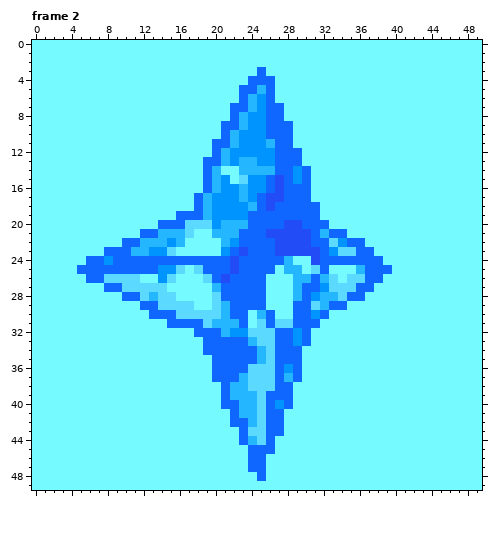
A pixel-art file gets an edit: dev/Sprites/Subsandwich/Stage Elements/ConcentratedGem.ase. The picture above is the old version.
50x50 pixels, 20 frames. Shown: frame 2. The commit also changed other frames, which this record leaves out.
The same view after the edit:
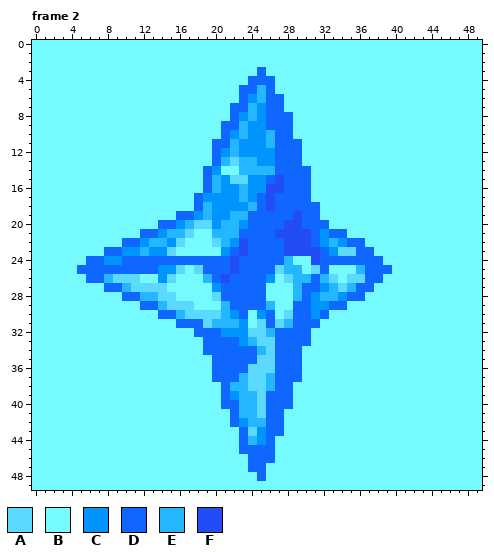
Palette (. is transparent): A #5cd9ff  B #75faff  C #0094ff  D #0f67ff  E #24b6ff  F #224cf5
Change:
layer "Layer 2" added
--- frame 2, layer "Layer 2"
@@ x 6..37 @@
  5 BBBBBBBBBBBBBBBBBDDEDBBBBBBBBBBB
- 6 BBBBBBBBBBBBBBBBBDECDBBBBBBBBBBB
+ 6 BBBBBBBBBBBBBBBBBDCEDDBBBBBBBBBB
  7 BBBBBBBBBBBBBBBBDDECDDBBBBBBBBBB
- 8 BBBBBBBBBBBBBBBBDECCDDBBBBBBBBBB
+ 8 BBBBBBBBBBBBBBBBDCECDDDBBBBBBBBB
  9 BBBBBBBBBBBBBBBDDECCDDDBBBBBBBBB
-10 BBBBBBBBBBBBBBBDECCCDDDBBBBBBBBB
-11 BBBBBBBBBBBBBBDDECCCEDDBBBBBBBBB
-12 BBBBBBBBBBBBBBDECCCCCDDDBBBBBBBB
-13 BBBBBBBBBBBBBDDECEECCDDDBBBBBBBB
-14 BBBBBBBBBBBBBDEBBEEEEDDCDBBBBBBB
-15 BBBBBBBBBBBBBDECBACCDFDCDBBBBBBB
-16 BBBBBBBBBBBBBDECCECCDFDDDBBBBBBB
-17 BBBBBBBBBBBBDECCCECDFFDDDBBBBBBB
+10 BBBBBBBBBBBBBBBDCECCEDDBBBBBBBBB
+11 BBBBBBBBBBBBBBDDECCCEDDDBBBBBBBB
+12 BBBBBBBBBBBBBBDCECCCCDDDBBBBBBBB
+13 BBBBBBBBBBBBBBDEAEECCDDDBBBBBBBB
+14 BBBBBBBBBBBBBDCBBEEEEDDDDBBBBBBB
+15 BBBBBBBBBBBBBDECAACCDFDDDBBBBBBB
+16 BBBBBBBBBBBBBDECCECCFFDDDBBBBBBB
+17 BBBBBBBBBBBBDCCCCECDFDDDDBBBBBBB
 18 BBBBBBBBBBBBDECCCCEDFDDDDDBBBBBB
-19 BBBBBBBBBBDDDECCCCDDDDDDDDBBBBBB
-20 BBBBBBBBDDDAAACEEEDDDDFFDDDBBBBB
-21 BBBBBBDDEEEABBEEEDDDFFFFFDEDDBBB
-22 BBBBDDEEECEBBBBECDDDDFFFFDDACDDB
-23 BBDDDEECCABBBBBCDFDDDFFFFFDCAADD
-24 DDCDDDDDDDDDDDDDFDDDDDEBBFDDDDDD
-25 DDDDDDDDCCABADDDFDDDDBEEBADBBBED
-26 DDAAAABBCABBBADFDDDDBBBEEDEABAAD
-27 BBDDAAAAABBBBBEDDDDDBBBEDDCAAADD
-28 BBBBDDAEAABBBBADDDDDBBBEDCEEADDB
-29 BBBBBBDDAAAABBAEDDDDBBBDDAEDDBBB
-30 BBBBBBBDDDAAAAAEDDBEDBBDDCDBBBBB
-31 BBBBBBBBBDDDDAEEEDBADAADDDBBBBBB
-32 BBBBBBBBBBBBDDDECCAAADDCDBBBBBBB
-33 BBBBBBBBBBBBBDDDDDEAADDCDBBBBBBB
+19 BBBBBBBBBBDDCECCEEDDDDDFDDBBBBBB
+20 BBBBBBBBDDCEAACEECDDDDFFDDDBBBBB
+21 BBBBBBDDCEEABBEEEDDDDFFFFDCDDBBB
+22 BBBBDDCEECABBBAECFDDDDFFFDCECDDB
+23 BBDDCCECCABBBBBCDFDDDDFFFFDCAADD
+24 DDCCDDDDDDDDDDDDFDDDDDEBBFDDDDDD
+25 DDDDDDDDCCABADDDFDDDDAEEBADBBBED
+26 DDEAAABBCABBBEDFDDDDCBAEEDEABAAD
+27 BBDDEAAAABBBBBCDDDDDBBBEDDCEAEDD
+28 BBBBDDEEAABBBBADDDDDBBBEDCEECDDB
+29 BBBBBBDDEAAABBBEDDDDEBBDDCCDDBBB
+30 BBBBBBBBDDEAAAAECDBCDBADDCDBBBBB
+31 BBBBBBBBBBDDDAEEECBADAEDDDBBBBBB
+32 BBBBBBBBBBBBDDDCCCAAEDDDDBBBBBBB
+33 BBBBBBBBBBBBBDDDDCEAADDDDBBBBBBB
 34 BBBBBBBBBBBBBDDDDDDEADDDBBBBBBBB
-35 BBBBBBBBBBBBBBDDDDDEADDDBBBBBBBB
-36 BBBBBBBBBBBBBBDDDDAAADCDBBBBBBBB
-37 BBBBBBBBBBBBBBDDDEAAADEDBBBBBBBB
-38 BBBBBBBBBBBBBBBDEEAAADDBBBBBBBBB
-39 BBBBBBBBBBBBBBBDEEEADDDBBBBBBBBB
-40 BBBBBBBBBBBBBBBDDEEADCDBBBBBBBBB
+35 BBBBBBBBBBBBBBDDDDDAADDDBBBBBBBB
+36 BBBBBBBBBBBBBBDDDDAAADDDBBBBBBBB
+37 BBBBBBBBBBBBBBDDDEAAEDDDBBBBBBBB
+38 BBBBBBBBBBBBBBBDEEAAEDDBBBBBBBBB
+39 BBBBBBBBBBBBBBBDCEEADDDBBBBBBBBB
+40 BBBBBBBBBBBBBBBDDEEADDDBBBBBBBBB
 41 BBBBBBBBBBBBBBBBDEEADDBBBBBBBBBB
-42 BBBBBBBBBBBBBBBBDDEADDBBBBBBBBBB
-43 BBBBBBBBBBBBBBBBBDAADDBBBBBBBBBB
-44 BBBBBBBBBBBBBBBBBDEADBBBBBBBBBBB
-45 BBBBBBBBBBBBBBBBBBDDDBBBBBBBBBBB
-46 BBBBBBBBBBBBBBBBBBDDBBBBBBBBBBBB
+42 BBBBBBBBBBBBBBBBDCEEDDBBBBBBBBBB
+43 BBBBBBBBBBBBBBBBBDACDDBBBBBBBBBB
+44 BBBBBBBBBBBBBBBBBDECDBBBBBBBBBBB
+45 BBBBBBBBBBBBBBBBBDDDDBBBBBBBBBBB
+46 BBBBBBBBBBBBBBBBBBDDDBBBBBBBBBBB
 47 BBBBBBBBBBBBBBBBBBDDBBBBBBBBBBBB
Where, in picture pixels (left, top, right, bottom), the same in both pictures:
changed: (104, 94, 356, 463)
